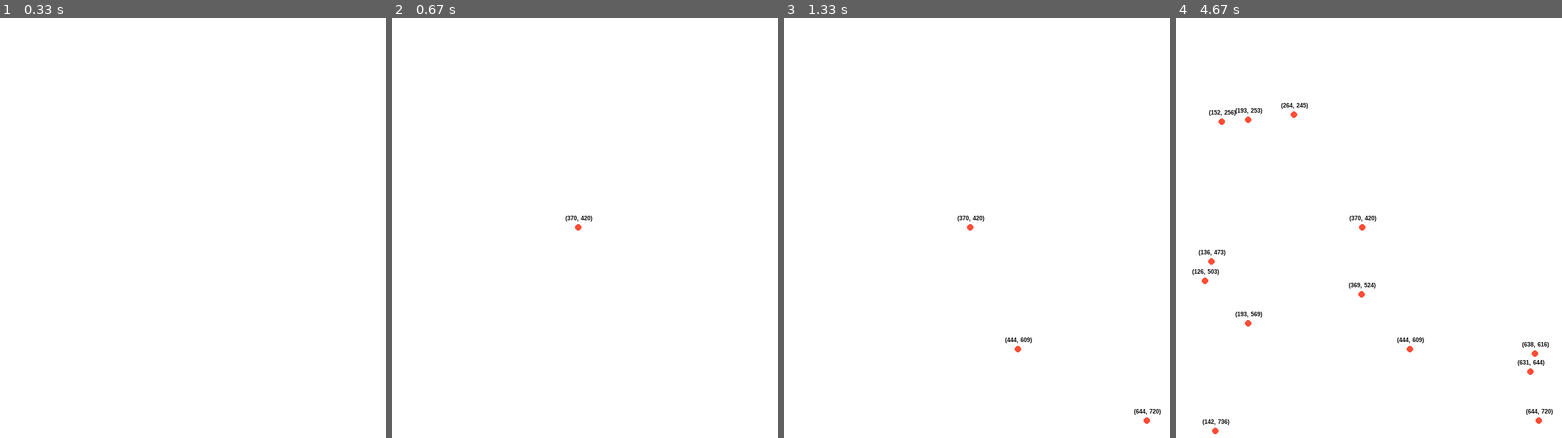
Above: before the commit, frames 1-4 (left to right).
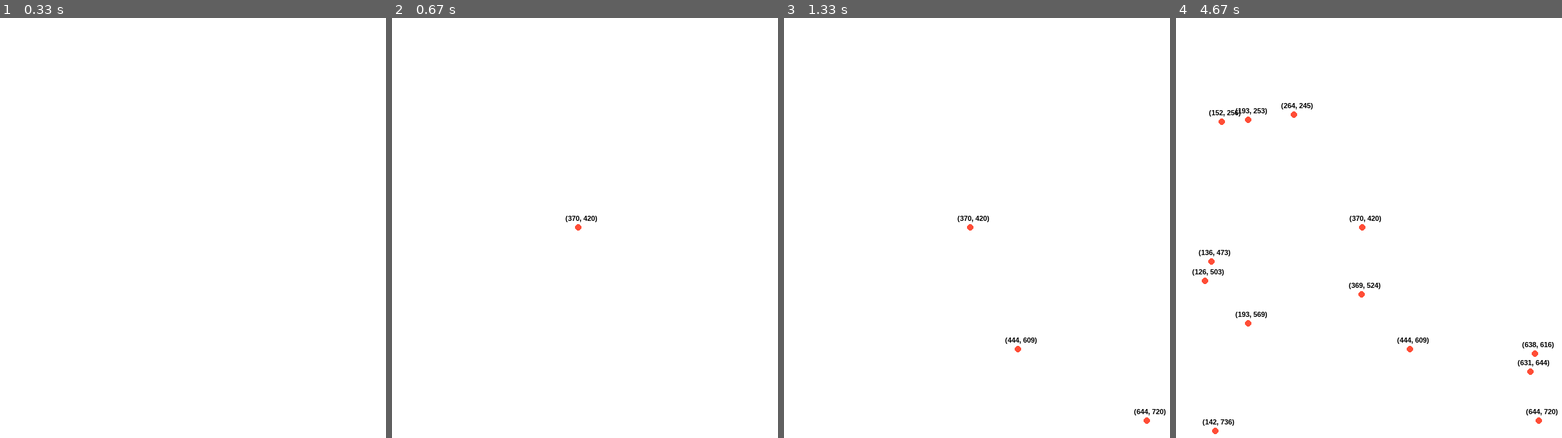
Above: after the commit, the same moments.

Repository: aziznal/route-optimizer
Game: pygame game, started from main.py
The game is run twice, just before and just after one commit, with the same random seed, the same clock (stepped at 60 frames per second) and the same inputs.
Inputs (mouse positions are in pixels of both pictures, inside the frame that each line leads up to):
- Up to frame 1 (0.33 s): no input
- Up to frame 2 (0.67 s): click (577, 228) at 0.38 s
- Up to frame 3 (1.33 s): click (1019, 349) at 0.72 s; click (1146, 421) at 1.05 s
- Up to frame 4 (4.67 s): click (1249, 118) at 1.38 s; click (1361, 295) at 1.72 s; click (1295, 114) at 2.05 s; click (1531, 370) at 2.38 s; click (1206, 282) at 2.72 s; click (1222, 123) at 3.05 s; click (1249, 324) at 3.38 s; click (1534, 354) at 3.72 s; click (1214, 429) at 4.05 s; click (1210, 261) at 4.38 s

Frame 1 is identical in both runs. In frame 2, less than 0.1% of the frame differs, in the area x 44-54%, y 47-49%; in frame 3, 0.2%; in frame 4, 1.0%, in the area x 4-99%, y 20-98%.

Commit message:
Increases text size for node coordinates

Diff:
--- a/Building.py
+++ b/Building.py
@@ -15,7 +15,7 @@
         super().__init__(*args, **kwargs)
 
         self.rect = pygame.Rect(self.x, self.y, NODE_RADIUS, NODE_RADIUS)
-        self.text = {"text":f"({self.rect.x}, {self.rect.y})", "font_size":9, "color":Colors.BLACK, "bold":True}
+        self.text = {"text":f"({self.rect.x}, {self.rect.y})", "font_size":11, "color":Colors.BLACK, "bold":True}
 
     def draw(self, screen: pygame.Surface) -> None:
 
